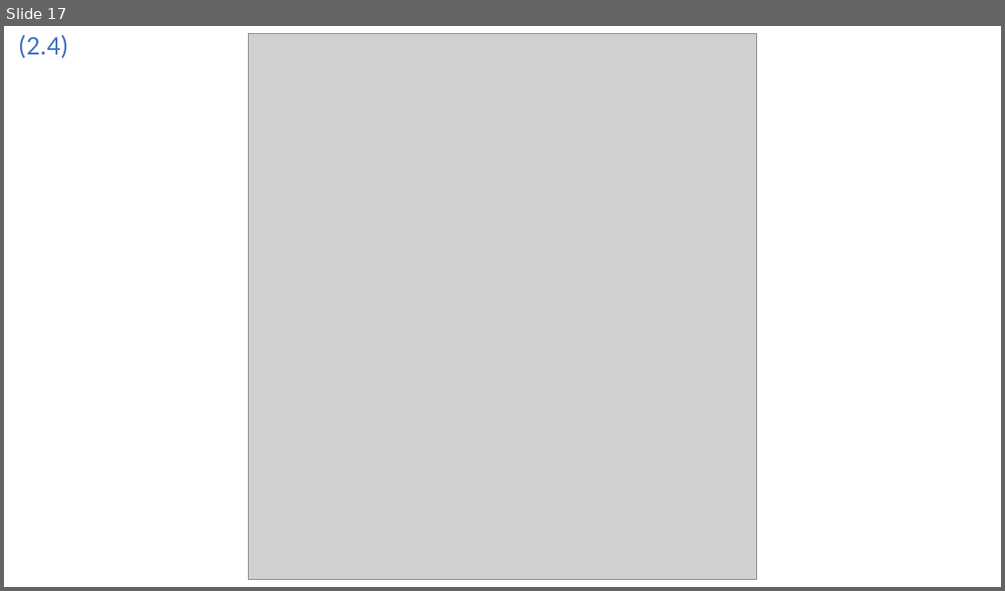
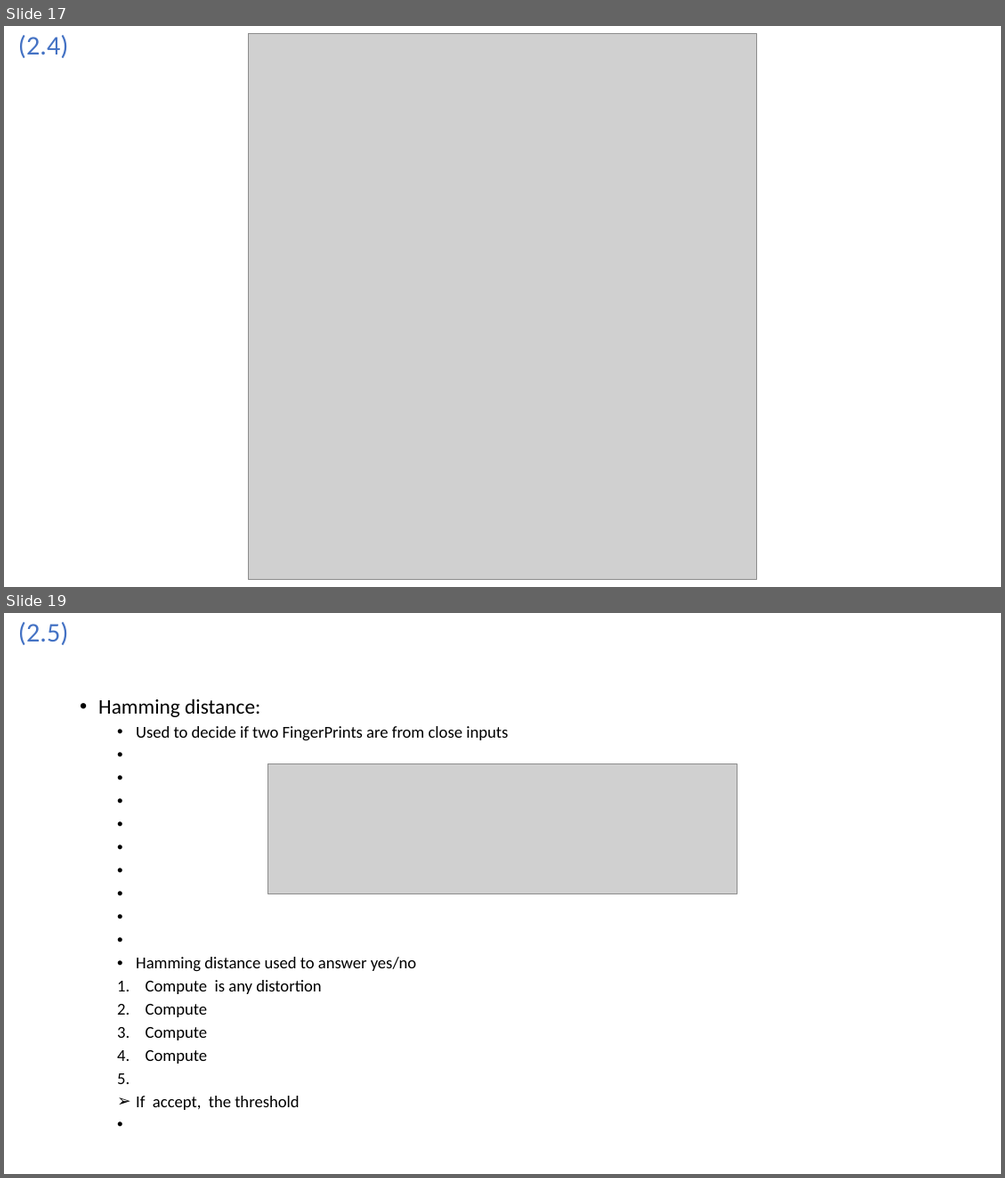
Before and after one commit to Joao-Quinta/master_cours_choix, a slide deck: securite_multimedia/exam_prep/section_2.odp. Shown one above the other, each under a label of ours: slide 17 before the commit, slides 17 and 19 after it; the slides between them are not shown. The pictures are 1005x591 and 1005x1178 pixels, drawn with LibreOffice and Linux fonts; fonts in the diff are those of the drawing; grey boxes stand for pictures; background and template pictures are left out. Boxes give left, top, right and bottom in pixels: in the first picture for what was removed or moved away, otherwise in the second. Text is boxed around its words. In the diff, an @@ line names an element or a change of style, - is before the commit and + after.

```diff
--- a/securite_multimedia/exam_prep/section_2.odp
+++ b/securite_multimedia/exam_prep/section_2.odp
@@ slide 19 added at <box>4,613,1001,1174</box>, background #FFFFFF @@
@@ title added at <box>18,622,69,645</box>, 25.9 pt, text #4472C4 @@
+(2.5)
@@ text added at <box>98,698,508,1110</box>, 16 pt, text #000000 @@
+• Hamming distance:
+  • Used to decide if two FingerPrints are from close inputs
+  • Hamming distance used to answer yes/no
+  1. Compute is any distortion
+  2. Compute
+  3. Compute
+  4. Compute
+  ➢ If accept, the threshold
@@ picture added at <box>268,764,736,893</box> @@
```
Also in this commit, not shown: 15 slides changed, 2 other slides added, 6 other files.
